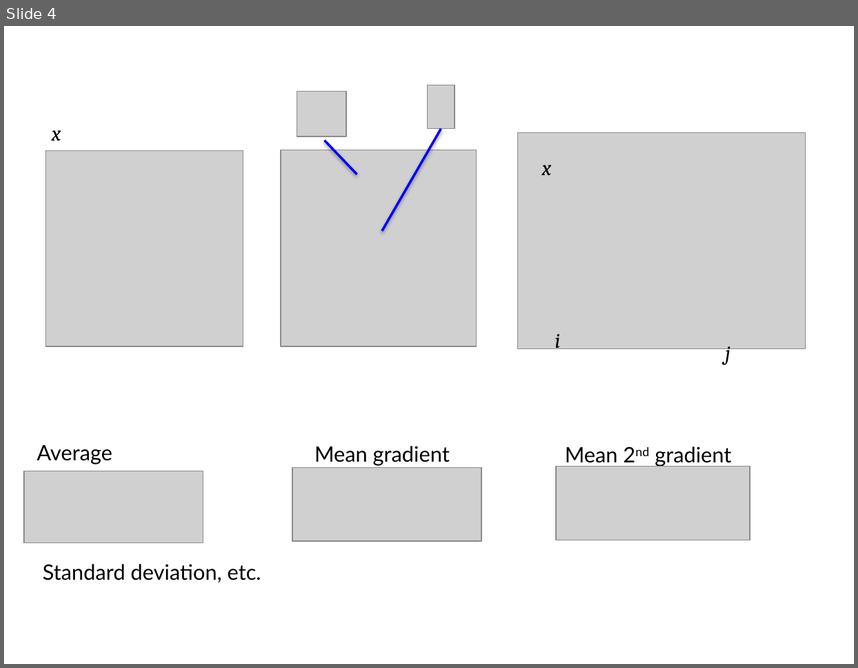
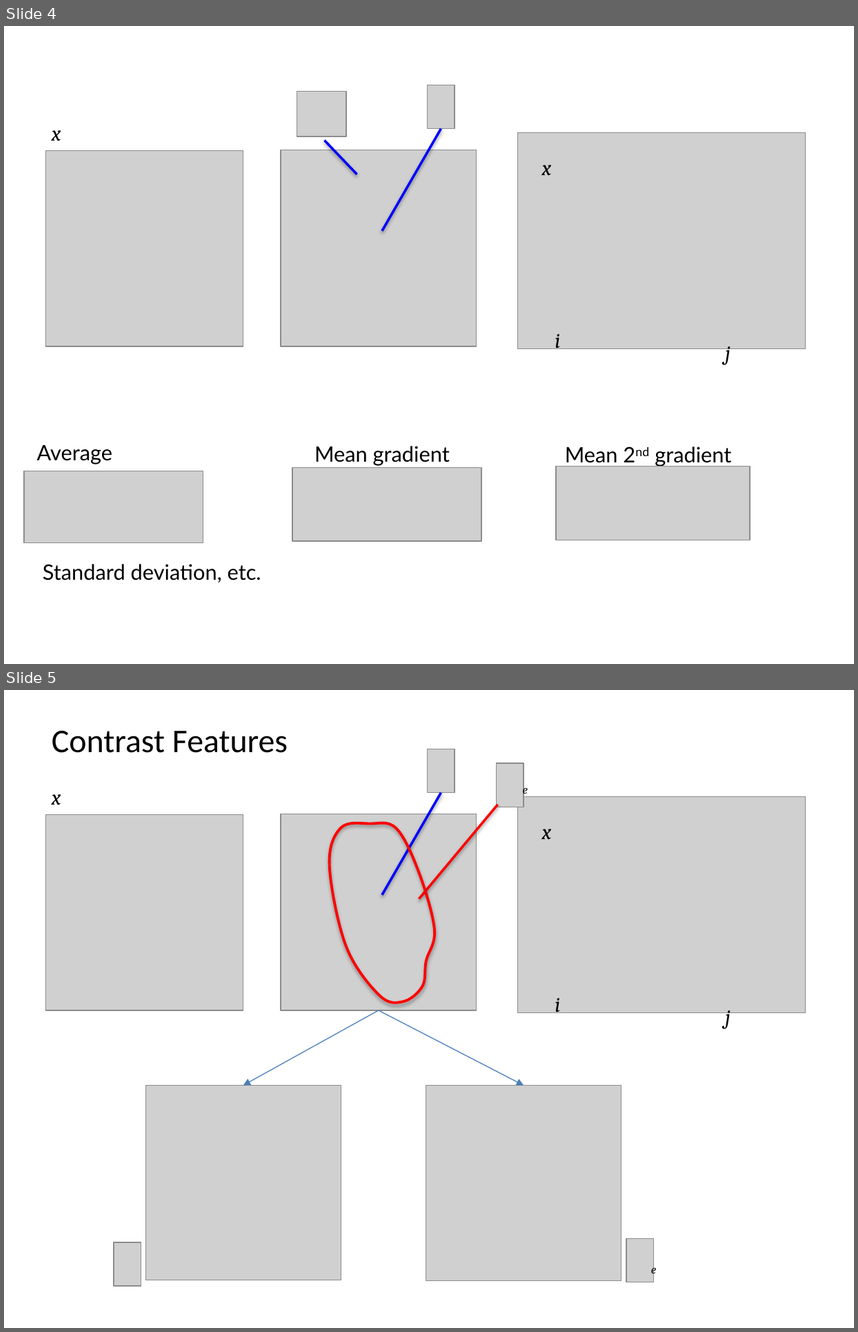
Before and after one commit to domingomery/patrones, a slide deck: clases/Cap02_Extraccion_de_Caracteristicas/presentations/PAT02_IntensityFeatures.pptx. Shown one above the other, each under a label of ours: slide 4 before the commit, slides 4 and 5 after it. The pictures are 858x668 and 858x1332 pixels, drawn with LibreOffice and Linux fonts; fonts in the diff are those of the drawing; grey boxes stand for pictures. Boxes give left, top, right and bottom in pixels: in the first picture for what was removed or moved away, otherwise in the second. Text is boxed around its words. In the diff, an @@ line names an element or a change of style, - is before the commit and + after.

```diff
--- a/clases/Cap02_Extraccion_de_Caracteristicas/presentations/PAT02_IntensityFeatures.pptx
+++ b/clases/Cap02_Extraccion_de_Caracteristicas/presentations/PAT02_IntensityFeatures.pptx
@@ slide 5 added at box(4, 690, 854, 1328), background #FFFFFF @@
@@ text added at box(52, 731, 288, 753), 28 pt, text #000000 @@
+Contrast Features
@@ picture added at box(428, 749, 455, 792) @@
@@ picture added at box(496, 763, 524, 807) @@
@@ line added from (441, 793) to (382, 895), #0000FF 2 pt @@
@@ text added at box(523, 783, 528, 797), 10 pt, text #000000, italic @@
+e
@@ text added at box(52, 794, 61, 805), 18 pt, text #000000, italic @@
+x
@@ line added from (498, 805) to (419, 898), #FF0000 2 pt @@
@@ picture added at box(517, 796, 806, 1012) @@
@@ picture added at box(45, 815, 243, 1010) @@
@@ picture added at box(281, 814, 477, 1010) @@
@@ freeform shape added at box(330, 822, 435, 1002), outline #FF0000 2.25 pt @@
@@ text added at box(542, 829, 552, 839), 18 pt, text #000000, italic @@
+x
@@ text added at box(555, 998, 560, 1017), 18 pt, text #000000, italic @@
+i
@@ arrow added from (379, 1010) to (243, 1085), #4B7EBC 0.75 pt @@
@@ arrow added from (379, 1010) to (524, 1085), #4B7EBC 0.75 pt @@
@@ text added at box(725, 1010, 730, 1029), 18 pt, text #000000, italic @@
+j
@@ picture added at box(146, 1085, 341, 1280) @@
@@ picture added at box(426, 1085, 621, 1281) @@
@@ picture added at box(114, 1242, 141, 1285) @@
@@ picture added at box(626, 1239, 653, 1281) @@
@@ text added at box(651, 1262, 656, 1276), 10 pt, text #000000, italic @@
+e
```
Also in this commit, not shown: 2 slides changed.
